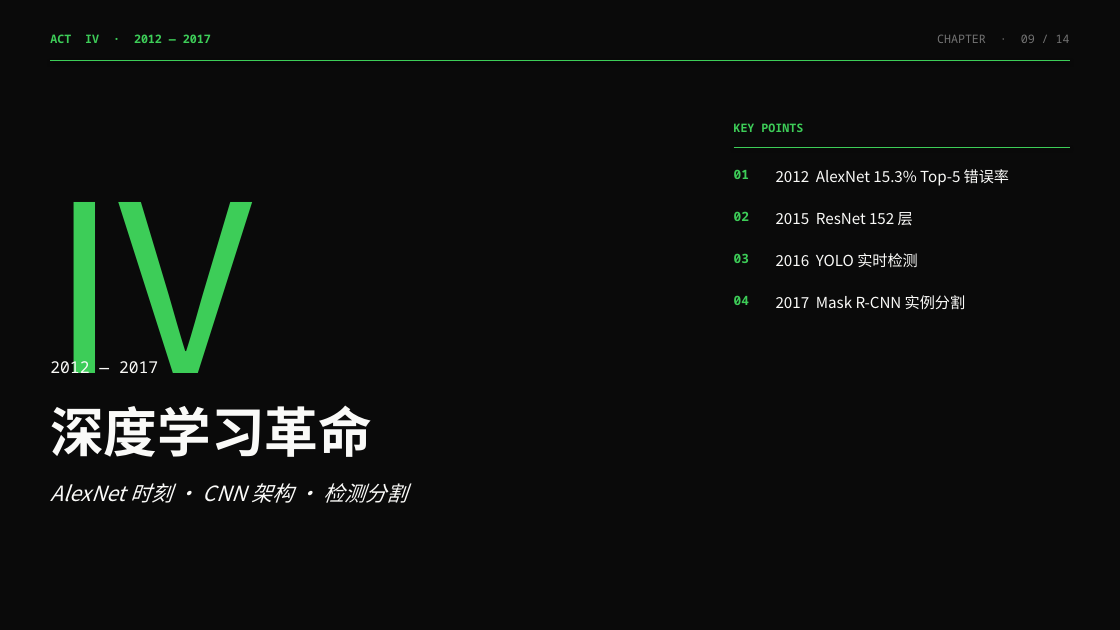
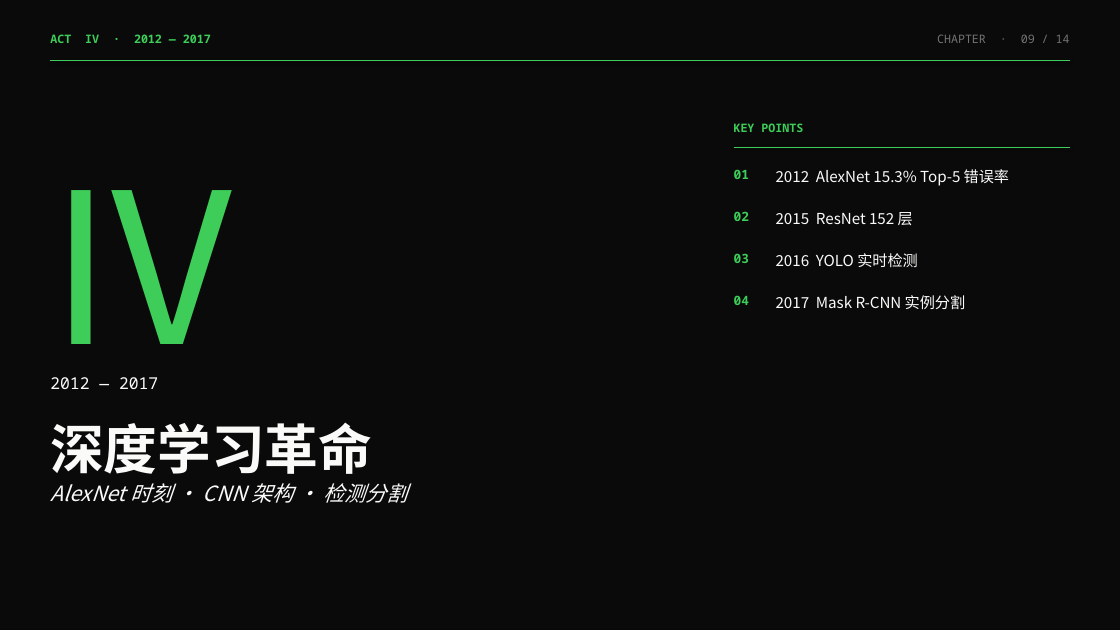
Before and after one commit to chandler-wu/ppt_claude, a slide deck: slide 9 of cv_history_deck.pptx. Drawn at 1120x630 pixels with LibreOffice and Linux fonts; fonts in the diff are those of the drawing. Boxes give left, top, right and bottom in pixels: in the first picture for what was removed or moved away, otherwise in the second. Text is boxed around its words. In the diff, an @@ line names an element or a change of style, - is before the commit and + after.

```diff
--- a/cv_history_deck.pptx
+++ b/cv_history_deck.pptx
@@ text "IV" at <box>50,190,232,389</box>: size 200 to 180 pt @@
@@ text "2012 — 2017": place and size @@
-text "2012 — 2017" at <box>50,358,158,373</box>
+text "2012 — 2017" at <box>50,377,158,389</box>
@@ text "深度学习革命": place and size @@
-text "深度学习革命" at <box>50,405,372,457</box>
+text "深度学习革命" at <box>50,422,372,474</box>
```
Also in this commit, not shown: 6 other slides changed, 2 other files.
